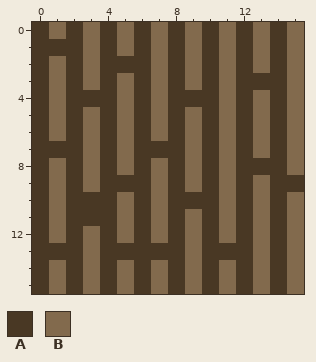
File history of a pixel-art file, Textures/Game Developments/Building Blocks/Nature/Ploughed Soil Block.ase. This is how it looked before the edit.
16x16 pixels, 1 frame.
Palette (. is transparent): A #493824  B #826a4d
Pixels before, first column x 0:
 0 ABABABABABABABAB
 1 AAABABABABABABAB
 2 ABABAAABABABABAB
 3 ABABABABABABAAAB
 4 ABAAABABAAABABAB
 5 ABABABABABABABAB
 6 ABABABABABABABAB
 7 AAABABAAABABABAB
 8 ABABABABABABAAAB
 9 ABABAAABABABABAA
10 ABAAABABAAABABAB
11 ABAAABABABABABAB
12 ABABABABABABABAB
13 AAABAAAAABAAABAB
14 ABABABABABABABAB
15 ABABABABABABABAB
After the commit:
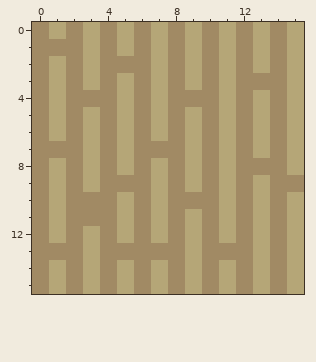
Diff:
Colour A changes from #493824 to #a18a64.
Colour B changes from #826a4d to #b5a677.
Changed places in both pictures, as pixel boxes (x1, y1, x2, y2):
changed: (32, 22, 304, 294)
